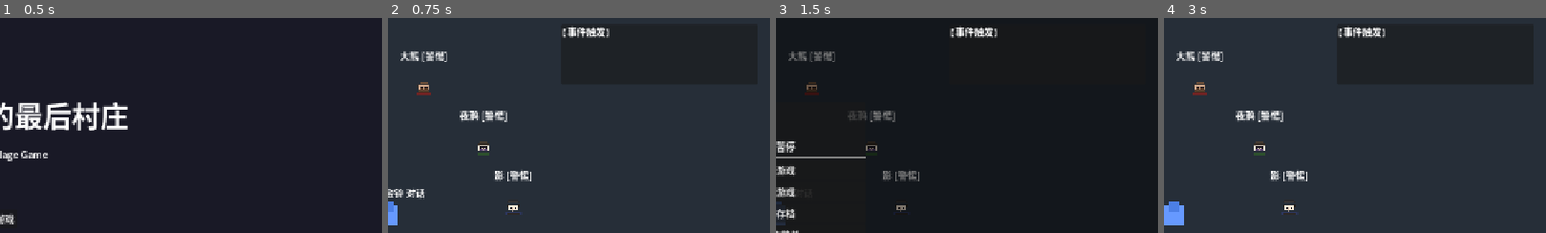
Above: before the commit, frames 1-4 (left to right).
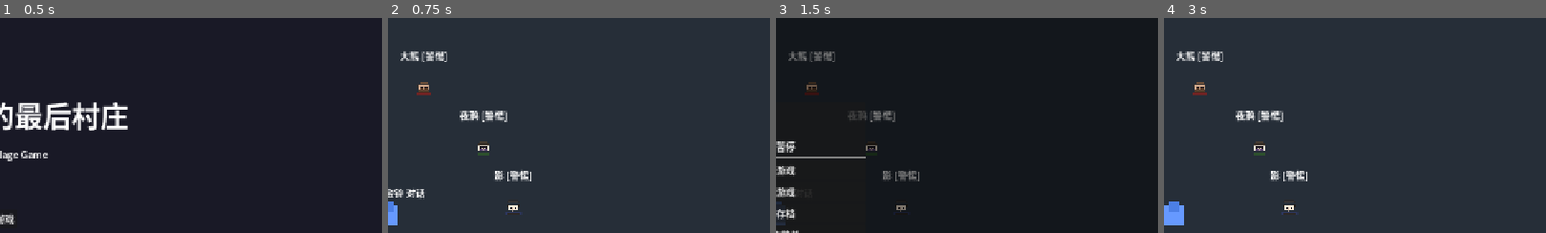
Above: after the commit, the same moments.

Repository: JCVBoss/demon_village_game
Game: Godot game, scene res://scenes/Main.tscn
Two runs of this game, one before a commit and one after it. Both use one fixed random seed, a clock stepped at 60 frames per second and the inputs below.
Inputs:
- Up to frame 1 (0.5 s): no input
- Up to frame 2 (0.75 s): click "新游戏" at 0.5 s
- Up to frame 3 (1.5 s): click "菜单" at 1.25 s
- Up to frame 4 (3 s): click "继续游戏" at 2 s; tap Enter (ui_accept) at 2.75 s; hold Right (ui_right) from 2.78 s (still down); tap E (interact) at 2.85 s
The pictures show only the part of the screen within x 50-100%, y 10-60%; the shares and areas given below are measured in that part.

Frame 1 is identical in both runs. In frame 2, 0.5% of the frame differs, in the area x 45-58%, y 4-10%; in frame 3, 0.5%, in the area x 45-58%, y 3-10%; in frame 4, 0.5%.
Error before the commit: Parse Error: Identifier "modulate" not declared in the current scope. (res://scripts/ui/EventNotification.gd:39)

Commit message:
fix: 修复所有 CanvasLayer 的 modulate 属性错误
- EventNotification 从 CanvasLayer 改为 Control
- DaySummary 从 CanvasLayer 改为 Control
- 所有 UI 组件统一放在 UIRoot (CanvasLayer) 下
- 修复淡入淡出动画回调函数

Co-Authored-By: Claude Opus 4.6 <noreply@anthropic.com>

Diff:
--- a/code/scenes/locations/Village.tscn
+++ b/code/scenes/locations/Village.tscn
@@ -90,6 +90,10 @@
 visible = false
 layout_mode = 1
 
-[node name="EventNotification" parent="." instance=ExtResource("7_event")]
+[node name="EventNotification" parent="UIRoot" instance=ExtResource("7_event")]
+visible = false
+layout_mode = 1
 
-[node name="DaySummary" parent="." instance=ExtResource("8_summary")]
+[node name="DaySummary" parent="UIRoot" instance=ExtResource("8_summary")]
+visible = false
+layout_mode = 1
--- a/code/scenes/ui/DaySummary.tscn
+++ b/code/scenes/ui/DaySummary.tscn
@@ -2,12 +2,18 @@
 
 [ext_resource type="Script" path="res://scripts/ui/DaySummary.gd" id="1_summary"]
 
-[node name="DaySummary" type="CanvasLayer"]
-layer = 15
+[node name="DaySummary" type="Control"]
+layout_mode = 3
+anchors_preset = 15
+anchor_right = 1.0
+anchor_bottom = 1.0
+grow_horizontal = 2
+grow_vertical = 2
 process_mode = 3
 script = ExtResource("1_summary")
 
 [node name="CenterContainer" type="CenterContainer" parent="."]
+layout_mode = 1
 anchors_preset = 15
 anchor_right = 1.0
 anchor_bottom = 1.0
--- a/code/scenes/ui/EventNotification.tscn
+++ b/code/scenes/ui/EventNotification.tscn
@@ -2,12 +2,18 @@
 
 [ext_resource type="Script" path="res://scripts/ui/EventNotification.gd" id="1_event"]
 
-[node name="EventNotification" type="CanvasLayer"]
-layer = 5
+[node name="EventNotification" type="Control"]
+layout_mode = 3
+anchors_preset = 15
+anchor_right = 1.0
+anchor_bottom = 1.0
+grow_horizontal = 2
+grow_vertical = 2
 process_mode = 3
 script = ExtResource("1_event")
 
 [node name="MarginContainer" type="MarginContainer" parent="."]
+layout_mode = 1
 anchors_preset = 1
 anchor_left = 1.0
 anchor_right = 1.0
--- a/code/scripts/locations/Village.gd
+++ b/code/scripts/locations/Village.gd
@@ -16,7 +16,7 @@
 @onready var pause_menu: Control = $UIRoot/PauseMenu
 @onready var save_load_ui: Control = $UIRoot/SaveLoadUI
 @onready var menu_button: Button = $UIRoot/BottomBar/MenuButton
-@onready var day_summary: CanvasLayer = $DaySummary
+@onready var day_summary: Control = $UIRoot/DaySummary
 
 # ==================== 状态 ====================
 var is_paused: bool = false
--- a/code/scripts/ui/DaySummary.gd
+++ b/code/scripts/ui/DaySummary.gd
@@ -1,6 +1,6 @@
 ## DaySummary - 每日总结界面
 ## 显示一天结束时的总结信息
-extends CanvasLayer
+extends Control
 
 # ==================== 信号 ====================
 signal continue_pressed
--- a/code/scripts/ui/EventNotification.gd
+++ b/code/scripts/ui/EventNotification.gd
@@ -1,6 +1,6 @@
 ## EventNotification - 事件通知 UI
 ## 显示剧情事件触发的通知
-extends CanvasLayer
+extends Control
 
 # ==================== 节点引用 ====================
 @onready var notification_panel: PanelContainer = $MarginContainer/PanelContainer
@@ -49,7 +49,11 @@
 	"""淡出动画"""
 	var tween = create_tween()
 	tween.tween_property(self, "modulate:a", 0.0, fade_duration)
-	tween.tween_callback(hide)
+	tween.tween_callback(_reset_and_hide)
+
+
+func _reset_and_hide() -> void:
+	hide()
 	modulate.a = 1.0
 
 
